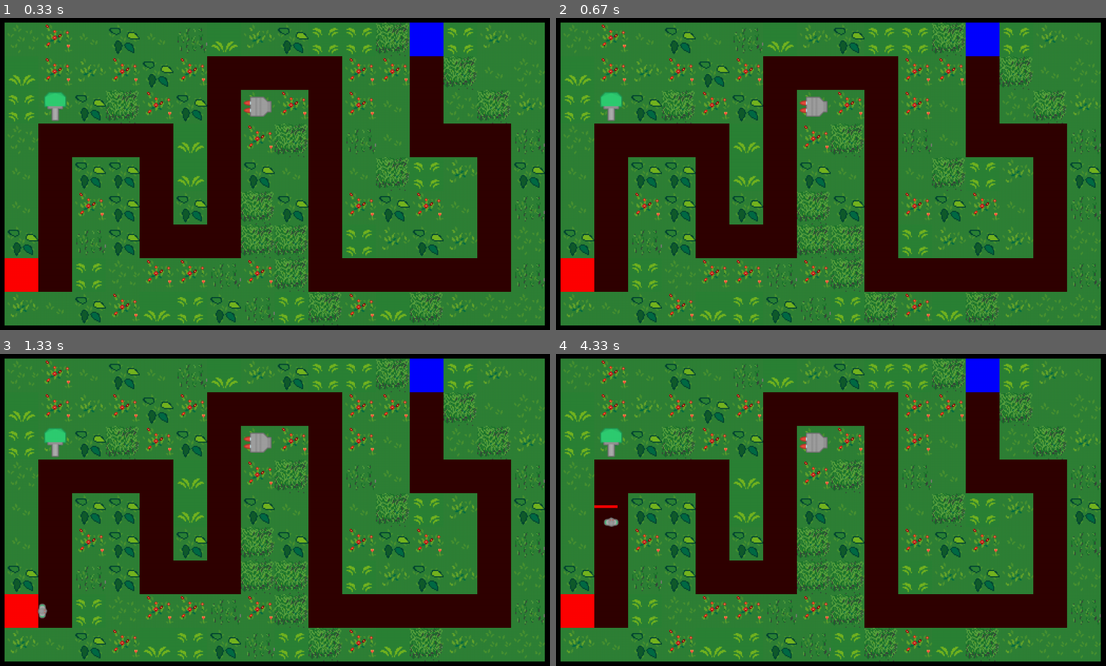
Above: before the commit, frames 1-4 (two rows, left to right).
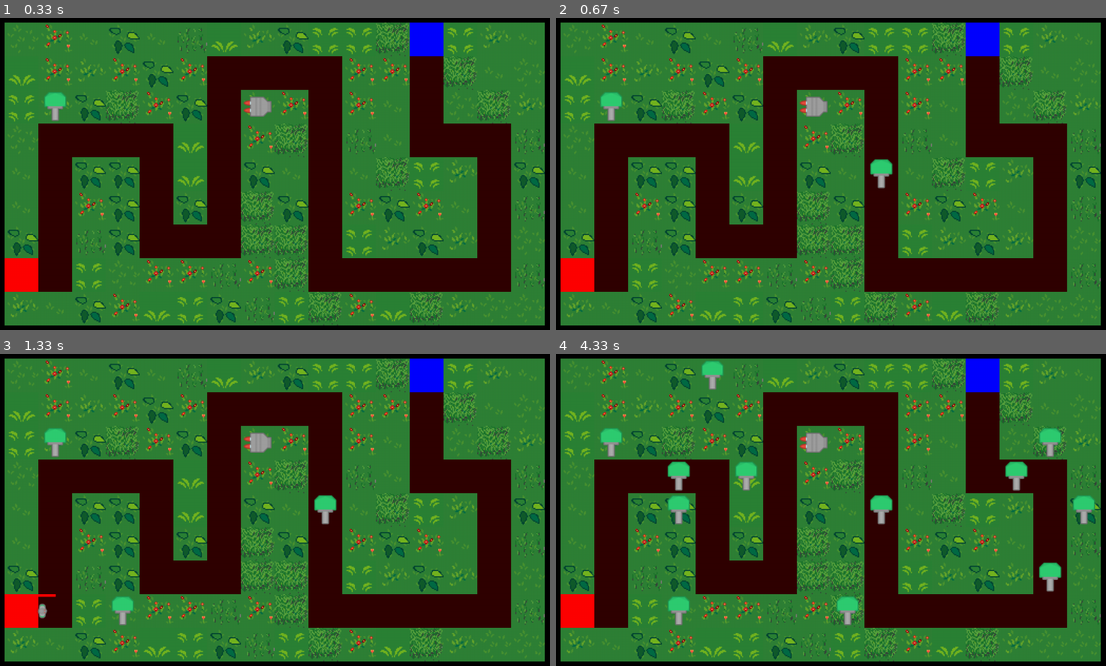
Above: after the commit, the same moments.

Repository: Eric-Guerra-Ribeiro/veik-defense
Game: pygame game, started from main.py
The game is run twice, just before and just after one commit, with the same random seed, the same clock (stepped at 60 frames per second) and the same inputs.
Inputs (mouse positions are in pixels of both pictures, inside the frame that each line leads up to):
- Up to frame 1 (0.33 s): no input
- Up to frame 2 (0.67 s): click (880, 186) at 0.38 s
- Up to frame 3 (1.33 s): tap Space at 0.67 s; click (115, 609) at 1.05 s
- Up to frame 4 (4.33 s): click (704, 382) at 1.38 s; click (853, 619) at 1.72 s; click (1056, 581) at 2.05 s; click (1018, 491) at 2.38 s; click (1095, 513) at 2.72 s; click (671, 472) at 3.05 s; click (1034, 428) at 3.38 s; click (682, 497) at 3.72 s; click (732, 491) at 4.05 s

Frame 1 is identical in both runs. In frame 2, 0.3% of the frame differs, in the area x 57-62%, y 45-55%; in frame 3, 0.5%; in frame 4, 2.9%, in the area x 6-99%, y 2-88%.

Commit message:
Create input masterclass

Diff:
--- a/gamecontroller.py
+++ b/gamecontroller.py
@@ -10,10 +10,12 @@
     """
 
     def __init__(self):
-        self.running = True
+        self._running = True
         self.bf_map = battlefieldmap.BattleFieldMap()
         self.units = []
         self.towers = []
+        self.selected_tower = 1
+        self.game_state = enums.GameState.PLAYING
 
     def run(self):
         # Temporary function for testing TODO remove or improve
@@ -44,8 +46,13 @@
         """
         return self.bf_map
 
-    def is_running(self):
+    @property
+    def running(self):
         """
         Returns if the game is running.
         """
-        return self.running
+        return self._running
+
+    @running.setter
+    def running(self, is_running):
+        self._running = is_running
--- a/input.py
+++ b/input.py
@@ -1,4 +1,9 @@
 import pygame
+
+import enums
+import utils
+import gameconstants as gc
+import pygameconstants as pgc
 
 class Button:
     """
@@ -62,4 +67,32 @@
         Presses a cell in the board if the mouse is on it.
         """
         if self.is_pressed(mouse_pos):
-            self.action(self.mouse_cell, self.game)
+            self.action(self.mouse_cell(mouse_pos), self.game)
+
+
+class Input:
+    """
+    Class that controlls all inputs to the game.
+    """
+    def __init__(self, game):
+        self.game = game
+        self.buttons = {
+            enums.GameState.PLAYING : [
+                Board(pgc.MAP_CORNER_POS, (gc.MAP_WIDTH, gc.MAP_HEIGHT), pgc.GRID_SIZE, utils.add_turret, self.game)
+            ]
+        }
+
+    def input(self):
+        """
+        Reads the input accoring to game state.
+        """
+        if self.game.game_state == enums.GameState.PLAYING:
+            for event in pygame.event.get():
+                if event.type == pygame.QUIT:
+                    self.game.running = False
+                elif event.type == pygame.KEYDOWN:
+                    if event.key == pygame.K_SPACE:
+                        self.game.spawn_troop()
+                elif event.type == pygame.MOUSEBUTTONDOWN:
+                    for button in self.buttons[enums.GameState.PLAYING]:
+                        button.press(pygame.mouse.get_pos())
--- a/main.py
+++ b/main.py
@@ -4,6 +4,7 @@
 import gamecontroller
 import art
 import sounds
+import input
 
 def main():
     """
@@ -15,20 +16,16 @@
     game = gamecontroller.GameController()
     screen = pygame.display.set_mode((pgc.WINDOW_WIDTH, pgc.WINDOW_HEIGHT))
     bkgmusic = art.BackgroundMusic()
+    inputs = input.Input(game)
     arts = art.Art(screen, game)
      #TODO: Change this
     game.spawn_mgun((2, 1))
     game.spawn_cannon((2, 7))
-    while game.is_running():
+    while game.running:
         clock.tick(pgc.FREQUENCY)
         arts.draw()
         game.run()
-        for event in pygame.event.get():
-            if event.type == pygame.QUIT:
-                game.running = False
-            elif event.type == pygame.KEYDOWN:
-                if event.key == pygame.K_SPACE:
-                    game.spawn_troop()
+        inputs.input()
 
 
 if __name__ == "__main__":
--- a/utils.py
+++ b/utils.py
@@ -1,4 +1,5 @@
 import enums
+import tower
 
 def valid_index(index, list_dim):
     """
@@ -23,3 +24,12 @@
         return 180
     elif direction == enums.Direction.DOWN:
         return -90
+
+def add_turret(map_cell, game):
+    """
+    Adds turret to map
+    """
+    if game.selected_tower is None:
+        return
+    else:
+        game.towers.append(tower.MachineGun(game.bf_map, map_cell))
